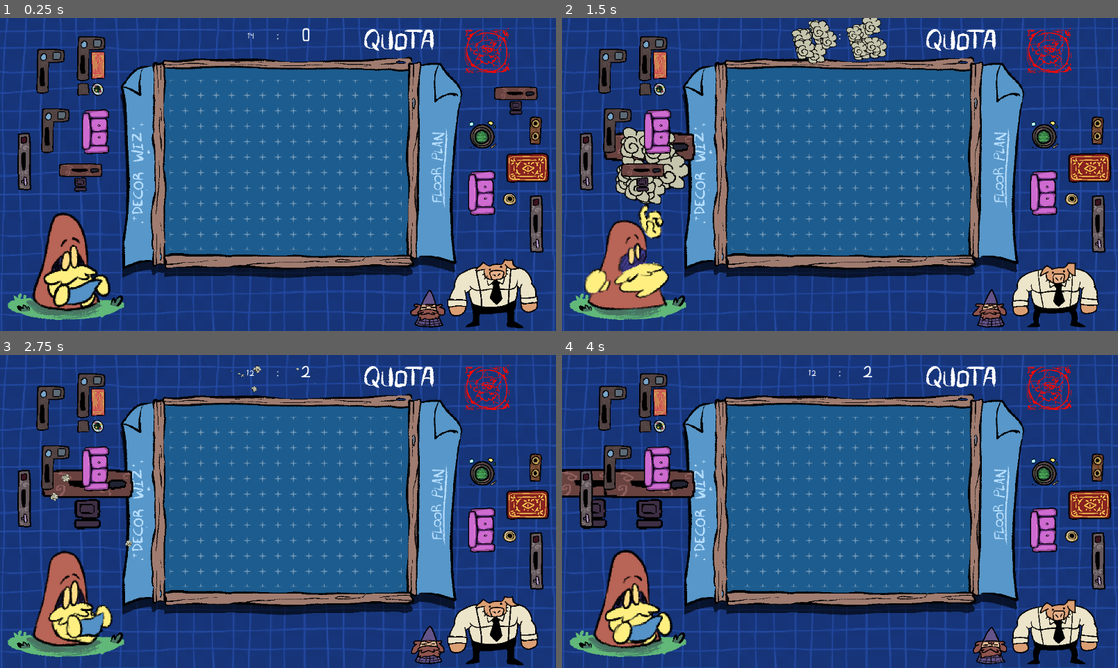
Above: before the commit, frames 1-4 (two rows, left to right).
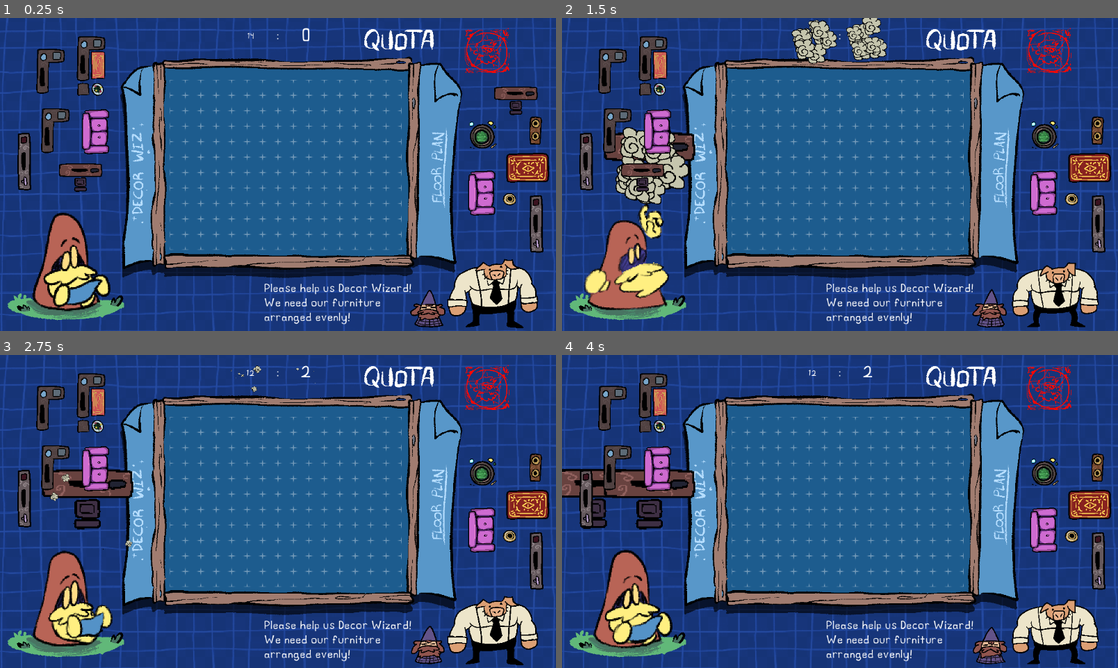
Above: after the commit, the same moments.

Repository: Greatmystic/DecorWizard
Game: Godot game, scene res://Content/Scenes/Levels/main.tscn
The game is run twice, just before and just after one commit, with the same random seed, the same clock (stepped at 60 frames per second) and the same inputs.
Inputs (mouse positions are in pixels of both pictures, inside the frame that each line leads up to):
- Up to frame 1 (0.25 s): no input
- Up to frame 2 (1.5 s): move the mouse to (1079, 108) at 0.52 s; tap Space (ScaleSpell) at 0.6, 1.35 s; click (1079, 108) at 0.67 s; move the mouse to (639, 187) at 1.27 s; click (639, 187) at 1.42 s
- Up to frame 3 (2.75 s): move the mouse to (77, 524) at 2.02 s; tap Space (ScaleSpell) at 2.1 s; click (77, 524) at 2.17 s
- Up to frame 4 (4 s): tap Space (ScaleSpell) at 2.85, 3.6 s; click (639, 524) at 2.92 s; move the mouse to (584, 520) at 3.52 s; click (584, 520) at 3.67 s

The runs differ from the first frame. In frame 1, 0.6% of the frame differs, in the area x 47-74%, y 84-98%; in frame 2, 0.6%; in frame 3, 0.6%; in frame 4, 0.6%.

Commit message:
label added

Diff:
--- a/Content/Scenes/FX/Wizard.tscn
+++ b/Content/Scenes/FX/Wizard.tscn
@@ -257,6 +257,5 @@
 [node name="Wizard" type="AnimatedSprite2D"]
 texture_filter = 3
 sprite_frames = SubResource("SpriteFrames_6840f")
-animation = &"IDLE"
+animation = &"MAGIC"
 autoplay = "IDLE"
-frame_progress = 0.448578
--- a/Content/Scenes/Levels/main.tscn
+++ b/Content/Scenes/Levels/main.tscn
@@ -8,17 +8,18 @@
 [ext_resource type="Texture2D" uid="uid://cdsiy53w2e0vf" path="res://Content/Sprites/empty.png" id="6_qmnfx"]
 [ext_resource type="Texture2D" uid="uid://dnryt4ujtnxm3" path="res://Content/Sprites/error.png" id="7_1j0e8"]
 [ext_resource type="Texture2D" uid="uid://dwmwr076j31kt" path="res://Content/Sprites/shadow.png" id="7_l4wcd"]
-[ext_resource type="PackedScene" uid="uid://bt31o5csj4veb" path="res://Content/Scenes/decor.tscn" id="9_tsqbp"]
+[ext_resource type="PackedScene" uid="uid://clf5fet6cpmjs" path="res://Content/Scenes/decor.tscn" id="9_tsqbp"]
 [ext_resource type="PackedScene" uid="uid://qp13powhxnec" path="res://Content/Scenes/Blocks/block_t_copy.tscn" id="10_qwwjj"]
-[ext_resource type="PackedScene" uid="uid://cp1rd0igsqw02" path="res://Content/Scenes/Blocks/i_block.tscn" id="10_tnufd"]
+[ext_resource type="PackedScene" uid="uid://bqjuqhb72dcul" path="res://Content/Scenes/Blocks/i_block.tscn" id="10_tnufd"]
 [ext_resource type="PackedScene" uid="uid://y5kkslgjtl7" path="res://Content/Scenes/Blocks/l_block.tscn" id="11_gew7y"]
 [ext_resource type="PackedScene" uid="uid://dq7ddubrhoxwu" path="res://Content/Scenes/Blocks/desk_carpet.tscn" id="12_sencg"]
 [ext_resource type="PackedScene" uid="uid://dnqfxsnoemr5j" path="res://Content/Scenes/Blocks/penta_gurlu.tscn" id="13_kt0hh"]
-[ext_resource type="PackedScene" path="res://Content/Scenes/Blocks/cauldron.tscn" id="14_efmqu"]
-[ext_resource type="PackedScene" path="res://Content/Scenes/Blocks/carpet.tscn" id="15_6hm46"]
-[ext_resource type="PackedScene" path="res://Content/Scenes/Blocks/pot.tscn" id="16_md281"]
-[ext_resource type="PackedScene" path="res://Content/Scenes/Blocks/pot_desk.tscn" id="17_h4xgv"]
-[ext_resource type="PackedScene" path="res://Content/Scenes/Blocks/couch.tscn" id="18_wk656"]
+[ext_resource type="PackedScene" uid="uid://dbhytnchnnsyg" path="res://Content/Scenes/Blocks/cauldron.tscn" id="14_efmqu"]
+[ext_resource type="PackedScene" uid="uid://barmpmadc2q6n" path="res://Content/Scenes/Blocks/carpet.tscn" id="15_6hm46"]
+[ext_resource type="PackedScene" uid="uid://54gbnq18c3qb" path="res://Content/Scenes/Blocks/pot.tscn" id="16_md281"]
+[ext_resource type="PackedScene" uid="uid://chqi5s2opm458" path="res://Content/Scenes/Blocks/pot_desk.tscn" id="17_h4xgv"]
+[ext_resource type="PackedScene" uid="uid://kobeb72gi610" path="res://Content/Scenes/Blocks/couch.tscn" id="18_wk656"]
+[ext_resource type="FontFile" uid="uid://ceji4fqg5top3" path="res://Content/Other/MA.ttf" id="20_tiivt"]
 
 [sub_resource type="TileSetAtlasSource" id="TileSetAtlasSource_sn1d1"]
 resource_name = "cell empty"
@@ -76,6 +77,10 @@
 sources/4 = SubResource("TileSetAtlasSource_5mk2f")
 sources/5 = SubResource("TileSetAtlasSource_l5cvh")
 sources/6 = SubResource("TileSetAtlasSource_e3rfn")
+
+[sub_resource type="LabelSettings" id="LabelSettings_8drps"]
+font = ExtResource("20_tiivt")
+font_size = 28
 
 [node name="Root" type="Node2D"]
 metadata/_edit_horizontal_guides_ = [-32.0]
@@ -141,3 +146,14 @@
 
 [node name="Decor" parent="." instance=ExtResource("9_tsqbp")]
 metadata/_edit_lock_ = true
+
+[node name="Label" type="Label" parent="."]
+texture_filter = 1
+offset_left = 547.0
+offset_top = 547.0
+offset_right = 852.0
+offset_bottom = 634.0
+text = "Please help us Decor Wizard!
+We need our furniture
+arranged evenly!"
+label_settings = SubResource("LabelSettings_8drps")
Not shown: 1 places in Content/Scenes/Levels/main.tscn that only renumber resources
Not shown: 1 places in Content/Scenes/decor.tscn that only renumber resources
